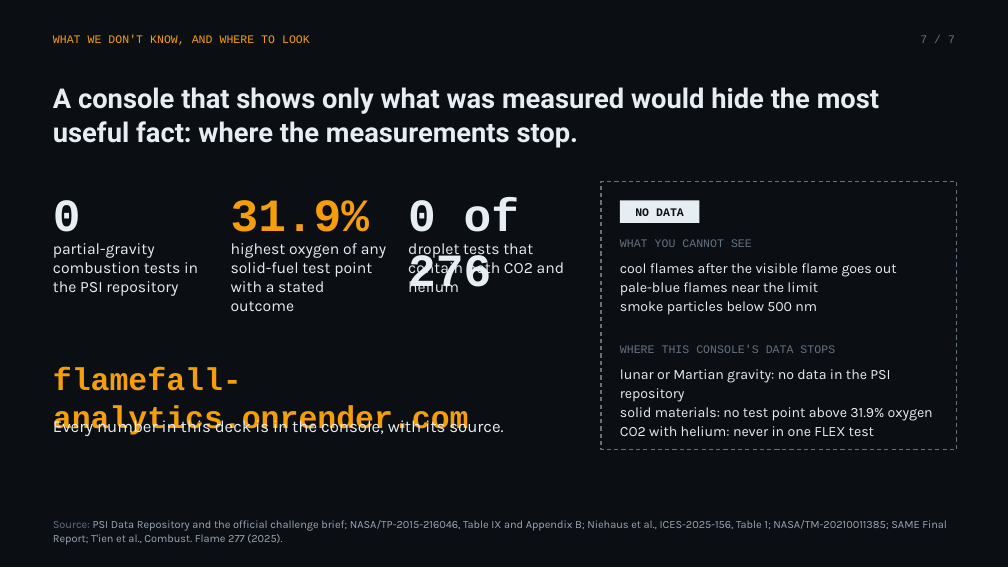
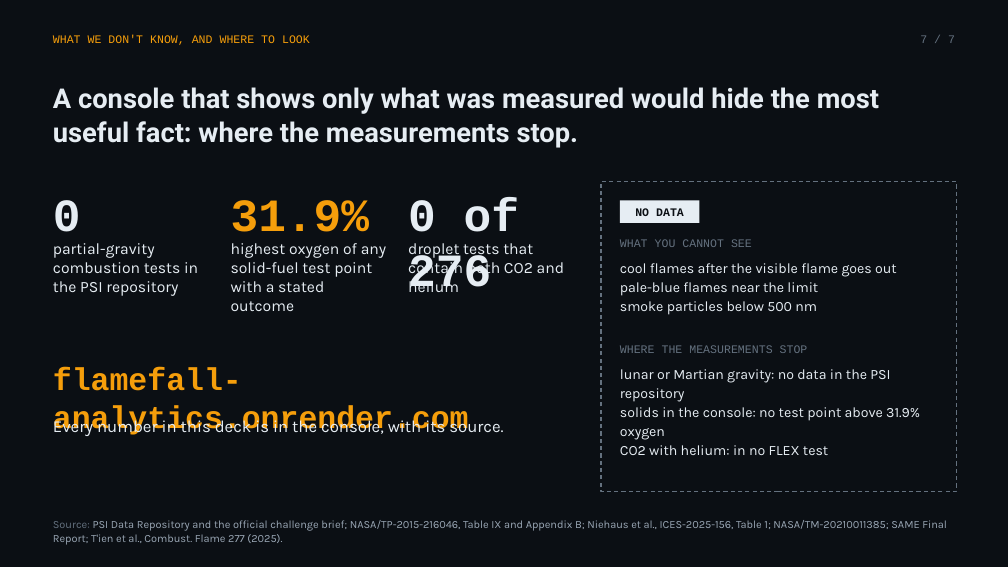
Before and after one commit to ZOGWORK/flamefall-analytics, a slide deck: slide 7 of docs/Flamefall-Analytics-deck.pptx. Drawn at 1008x567 pixels with LibreOffice and Linux fonts; fonts in the diff are those of the drawing. Boxes give left, top, right and bottom in pixels: in the first picture for what was removed or moved away, otherwise in the second. Text is boxed around its words. In the diff, an @@ line names an element or a change of style, - is before the commit and + after.

Commit message:
docs/Flamefall-Analytics-deck.pptx: rebuild with the corrected slide 7

```diff
--- a/docs/Flamefall-Analytics-deck.pptx
+++ b/docs/Flamefall-Analytics-deck.pptx
@@ rectangle: place and size @@
-rectangle at [601, 181, 957, 450]
+rectangle at [601, 181, 957, 492]
@@ text at [620, 345, 808, 353]: text changed @@
-WHERE THIS CONSOLE'S DATA STOPS
+WHERE THE MEASUREMENTS STOP
@@ text at [620, 407, 920, 455]: text changed @@
-solid materials: no test point above 31.9% oxygen
-CO2 with helium: never in one FLEX test
+solids in the console: no test point above 31.9% oxygen
+CO2 with helium: in no FLEX test
```
